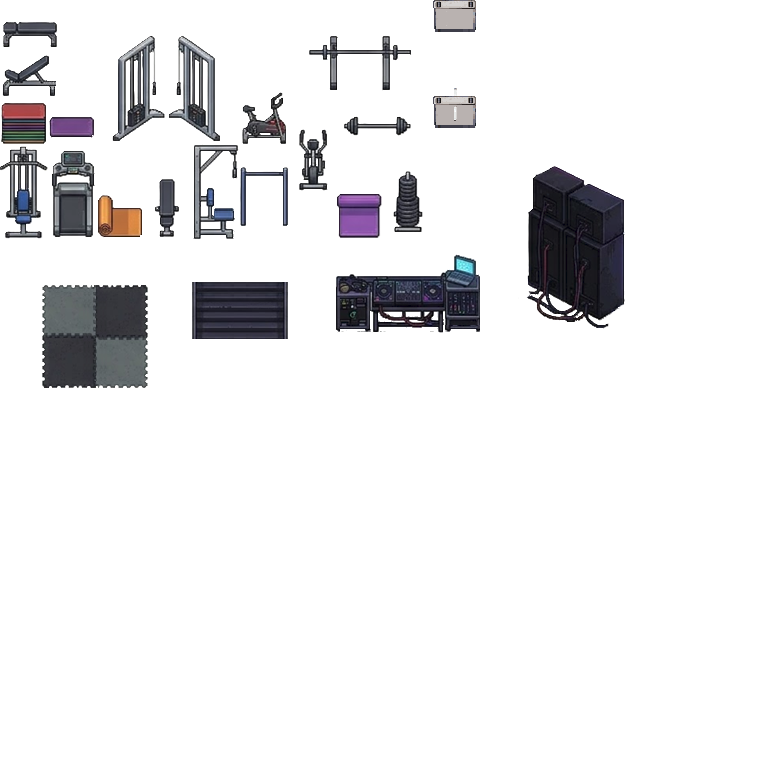
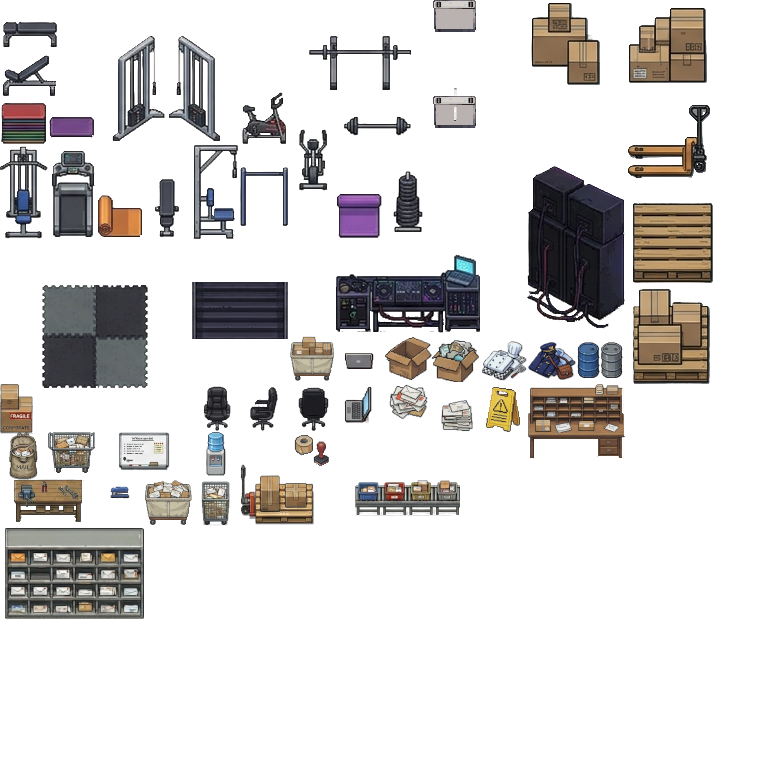
Two versions of the same layered image (768x768). Layer-by-layer changes:
added layer "Transformation #5" above "Pasted Layer #28" over bbox(118, 432, 170, 471)
added layer "Transformation #10" above "Pasted Layer #38" over bbox(4, 528, 144, 619)
added layer "Transformation #8" above "Pasted Layer #36" over bbox(48, 432, 95, 473)
added layer "Transformation #7" above "Pasted Layer #35" over bbox(0, 384, 33, 434)
added layer "Pasted Layer #34" above "Transformation #6" over bbox(14, 479, 84, 522)
added layer "Transformation #18" above "Pasted Layer #51" over bbox(528, 342, 576, 381)
added layer "Transformation #17" above "Pasted Layer #50" over bbox(482, 341, 527, 381)
added layer "Transformation #16" above "Pasted Layer #49" over bbox(486, 387, 520, 432)
added layer "Transformation #15" above "Pasted Layer #48" over bbox(528, 384, 626, 459)
added layer "Transformation #14" above "Pasted Layer #45" over bbox(145, 480, 192, 525)
added layer "Pasted Layer #44" above "Pasted Layer #43" over bbox(290, 336, 334, 381)
added layer "Pasted Layer #41" above "Transformation #13" over bbox(431, 340, 479, 382)
added layer "Transformation #13" above "Pasted Layer #40" over bbox(385, 337, 432, 381)
added layer "Transformation #12" above "Pasted Layer #39" over bbox(355, 480, 460, 516)
added layer "Transformation #11" above "Pasted Layer #32" over bbox(240, 464, 314, 525)
added layer "Transformation #1" above "Pasted Layer #24" over bbox(577, 342, 623, 378)
added layer "Pasted Layer #23" above "Pasted Layer #22" over bbox(633, 289, 710, 384)
added layer "Pasted Layer #22" above "Pasted Layer #21" over bbox(633, 203, 713, 283)
added layer "Pasted Layer #21" above "Pasted Layer #20" over bbox(628, 104, 710, 179)
added layer "Pasted Layer #20" above "Pasted Layer #19" over bbox(629, 8, 707, 83)
added layer "Pasted Layer #19" above "Pasted Layer #18" over bbox(531, 3, 600, 85)
…and 12 more changes (12 added)
